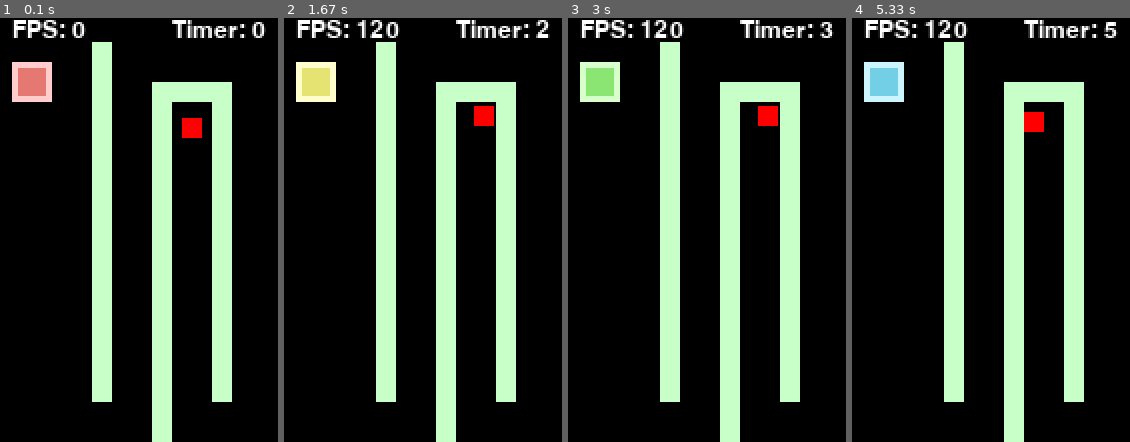
Above: before the commit, frames 1-4 (left to right).
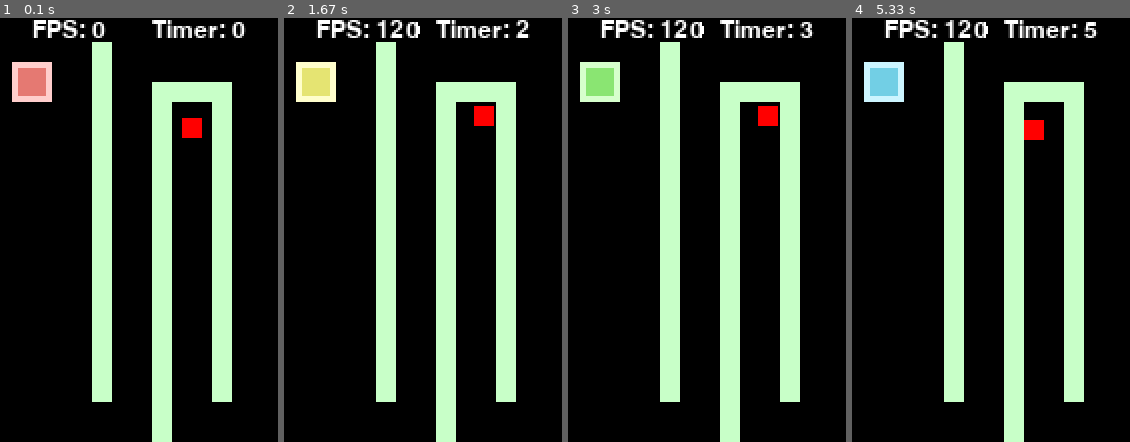
Above: after the commit, the same moments.

Repository: zadeviggers/12dts
Game: pygame game, started from python/maze-game/maze-game.py
The game is run twice, just before and just after one commit, with the same random seed, the same clock (stepped at 60 frames per second) and the same inputs.
Inputs:
- Up to frame 1 (0.1 s): no input
- Up to frame 2 (1.67 s): hold W 0.33-0.8 s; hold Right 0.33-0.8 s; tap W at 0.83 s
- Up to frame 3 (3 s): hold S 2.17-2.63 s; hold Right 2.17-2.63 s
- Up to frame 4 (5.33 s): hold Left 3.17-3.7 s; hold Down 3.73-4.2 s; hold Left 4.23-4.63 s; hold Up 4.67-5.03 s; tap 4 at 5.07 s

The runs differ from the first frame. In frame 1, 2.0% of the frame differs, in the area x 4-96%, y 0-5%; in frame 2, 2.4%; in frame 3, 2.4%; in frame 4, 2.7%, in the area x 4-96%, y 0-29%.

Commit message:
change up gui
Signed-off-by: Zade Viggers <zade.viggers@gmail.com>

Diff:
--- a/python/maze-game/maze-game.py
+++ b/python/maze-game/maze-game.py
@@ -9,14 +9,15 @@
 import pygame
 
 # Constants
-configuration_file = "game-data.json"
-gui_height = 12
+configuration_file = "game-data.json" # Game data
+gui_height = 12 # Height of GUI bar
 keymap = {
+    # Mapping of keys to actions in game
     "restart": [pygame.K_SPACE, pygame.K_r],
-    "up": [pygame.K_UP, pygame.K_w],
-    "down": [pygame.K_DOWN, pygame.K_s],
-    "left": [pygame.K_LEFT, pygame.K_a],
-    "right": [pygame.K_RIGHT, pygame.K_d],
+    "up": [pygame.K_UP, pygame.K_w, pygame.K_KP_8],
+    "down": [pygame.K_DOWN, pygame.K_s, pygame.K_KP_2],
+    "left": [pygame.K_LEFT, pygame.K_a, pygame.K_KP_4],
+    "right": [pygame.K_RIGHT, pygame.K_d, pygame.K_KP_6],
 }
 
 # Load game settings from config file
@@ -101,7 +102,7 @@
     if big:
         font = title_font
 
-    text_position = pygame.Rect(window.get_width() - 60, 0, 60, gui_height)
+    text_position = pygame.Rect(window.get_width() - 70, 0, 70, gui_height)
 
     # Render text
     text = font.render(message_to_render, True, game["gui_text_colour"])
@@ -121,7 +122,7 @@
         fps = round(fps)
     message_to_render = f"FPS: {fps}"
 
-    text_position = pygame.Rect(window.get_width() - 140, 0, 80, gui_height)
+    text_position = pygame.Rect(window.get_width() - 130, 0, 50, gui_height)
 
     # Render text
     text = gui_font.render(message_to_render, True, game["gui_text_colour"])
@@ -135,8 +136,9 @@
      # Re-draw screen
     dirty_rectangles.append(text_position)
 
-
-
+def draw_multiplier():
+
+    pass
 
 def draw_player(window: pygame.Surface):
     global dirty_rectangles
